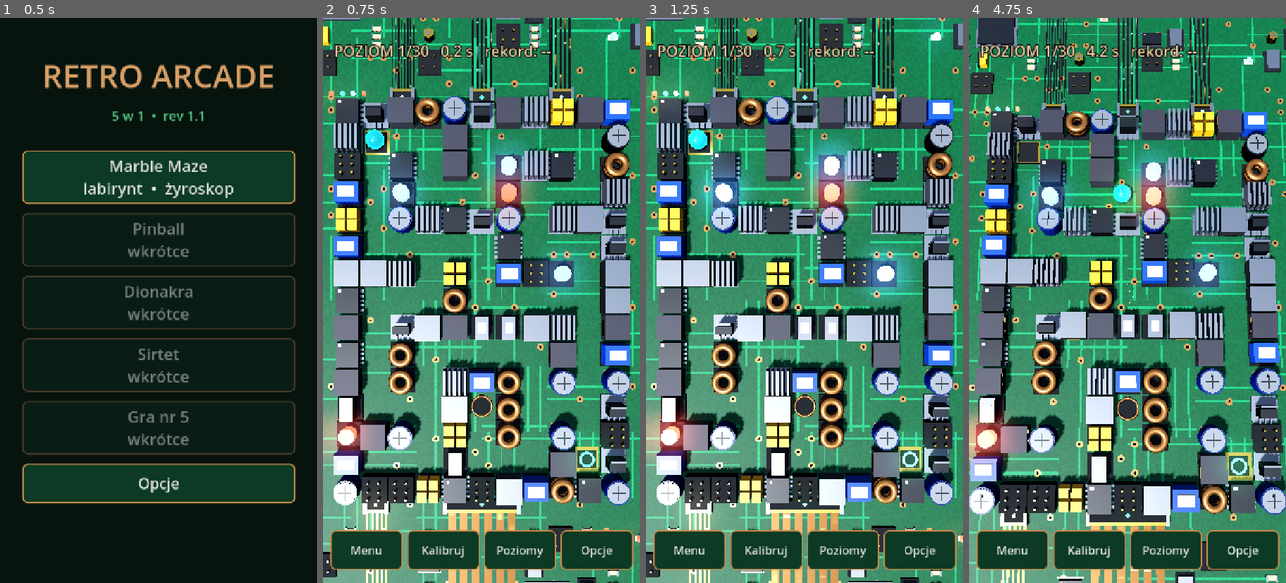
Above: before the commit, frames 1-4 (left to right).
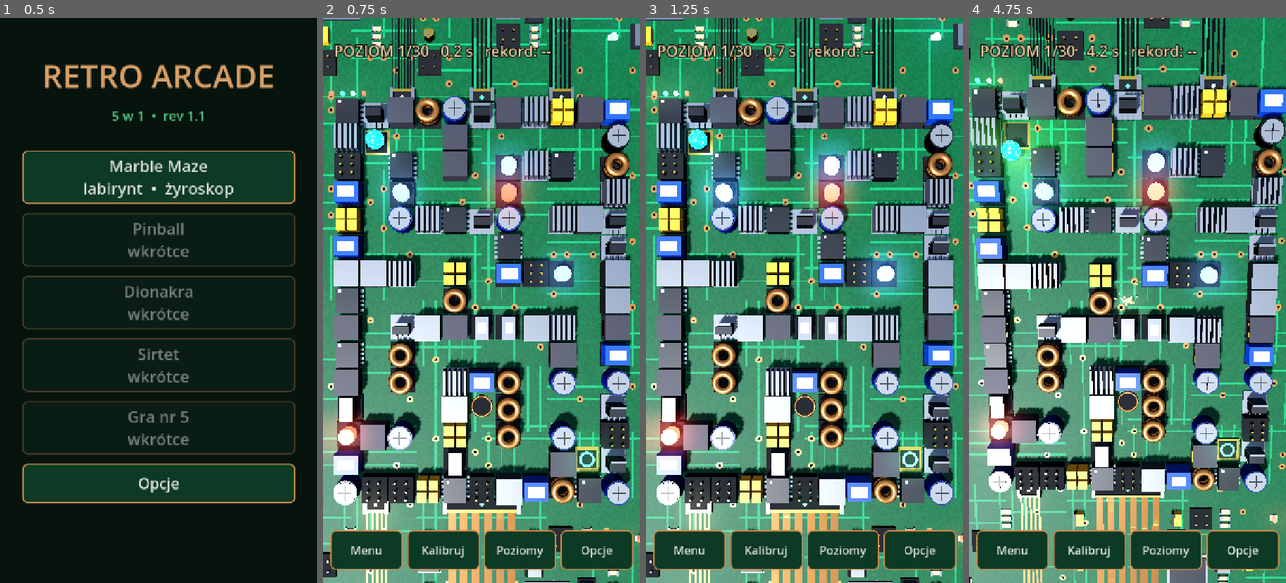
Above: after the commit, the same moments.

Repository: z0z6/5w1
Game: Godot game, scene res://main_menu/main_menu.tscn
Same seed, same stepped clock (60 frames per second), same inputs: the game is played once before the commit and once after it.
Inputs:
- Up to frame 1 (0.5 s): no input
- Up to frame 2 (0.75 s): click "Marble Maze labirynt • żyrosk…" at 0.5 s
- Up to frame 3 (1.25 s): no input
- Up to frame 4 (4.75 s): click "Kalibruj" at 1.25 s; hold Right (ui_right) 2.03-2.78 s; hold Down (ui_down) 2.78-3.53 s; hold Right (ui_right) 3.53-4.28 s; hold Up (ui_up) from 4.28 s (still down)

Frame 1 is identical in both runs. In frame 2, 0.3% of the frame differs, in the area x 13-79%, y 0-100%; in frame 3, 0.3%; in frame 4, 65%, in the area x 0-100%, y 0-100%.

Commit message:
Add files via upload

Diff:
--- a/autoload/settings.gd
+++ b/autoload/settings.gd
@@ -3,11 +3,13 @@
 ## Każda zmiana przez Settings.save() trafia na dysk od razu.
 
 const PATH := "user://settings.cfg"
+## Wersja układu pliku. v2: domyślnie odwrócone osie X i Y (jednorazowo nadpisuje stare zapisy).
+const VERSION := 2
 
 var vibration := true
 var effects := true          # iskry, płynący prąd, zwarcia
-var invert_x := false
-var invert_y := false
+var invert_x := true
+var invert_y := true
 var sensitivity := 1.0
 var show_debug := false      # linia z surowymi wartościami czujnika
 
@@ -16,13 +18,19 @@
 	if cfg.load(PATH) == OK:
 		vibration = bool(cfg.get_value("input", "vibration", true))
 		effects = bool(cfg.get_value("input", "effects", true))
-		invert_x = bool(cfg.get_value("input", "invert_x", false))
-		invert_y = bool(cfg.get_value("input", "invert_y", false))
+		var ver := int(cfg.get_value("meta", "version", 1))
+		if ver >= 2:
+			invert_x = bool(cfg.get_value("input", "invert_x", true))
+			invert_y = bool(cfg.get_value("input", "invert_y", true))
+		# ver < 2: zostają nowe domyślne (odwrócone) i od razu zapisujemy migrację
 		sensitivity = float(cfg.get_value("input", "sensitivity", 1.0))
 		show_debug = bool(cfg.get_value("input", "show_debug", false))
+		if ver < VERSION:
+			save()
 
 func save() -> void:
 	var cfg := ConfigFile.new()
+	cfg.set_value("meta", "version", VERSION)
 	cfg.set_value("input", "vibration", vibration)
 	cfg.set_value("input", "effects", effects)
 	cfg.set_value("input", "invert_x", invert_x)
--- a/games/marble_maze/ball.gdshader
+++ b/games/marble_maze/ball.gdshader
@@ -1,6 +1,6 @@
 shader_type spatial;
-// Fluorescencyjna kulka: świecąca powłoka + migoczące ładunki elektrostatyczne.
-// charge (0..1) - ile ładunku zgromadziła kulka (więcej iskier), flash - błysk po wyładowaniu.
+// Fluorescencyjna, silnie naelektryzowana kulka: świecąca powłoka + gęste migoczące
+// ładunki + trzaskająca korona na obrzeżu. charge (0..1) - poziom naładowania, flash - błysk po wyładowaniu.
 
 uniform vec3 body_color : source_color = vec3(0.1, 0.85, 1.0);
 uniform float charge = 0.3;
@@ -21,28 +21,30 @@
 void fragment() {
 	vec3 n = normalize(onorm);
 	vec3 sparks = vec3(0.0);
-	// trzy warstwy "ładunków": różna gęstość i tempo migotania
-	for (int i = 0; i < 3; i++) {
-		float dens = 5.0 + float(i) * 3.0;
-		float rate = 5.0 + float(i) * 4.0;
+	// cztery warstwy "ładunków": różna gęstość i tempo migotania
+	for (int i = 0; i < 4; i++) {
+		float dens = 5.0 + float(i) * 3.5;
+		float rate = 6.0 + float(i) * 5.0;
 		vec3 q = n * dens;
 		vec3 id = floor(q);
 		vec3 f = fract(q) - 0.5;
 		float st = floor(TIME * rate + float(i) * 3.7);
 		float h = hash3(id + vec3(st * 0.37, st * 0.11, float(i)));
-		float on = step(1.0 - (0.03 + 0.10 * charge), h);
-		float dotv = on * smoothstep(0.38, 0.03, length(f));
+		float on = step(1.0 - (0.06 + 0.18 * charge), h);
+		float dotv = on * smoothstep(0.42, 0.03, length(f));
 		vec3 c = mix(vec3(0.6, 1.0, 1.0), vec3(1.0, 0.55, 1.0), fract(h * 7.0));
 		sparks += c * dotv;
 	}
 	float fres = pow(1.0 - clamp(dot(NORMAL, VIEW), 0.0, 1.0), 2.5);
 	float breathe = 0.85 + 0.15 * sin(TIME * 3.0 + n.y * 4.0);
+	// całe ciało rozbłyskuje w nieregularnych odstępach
+	float fl = 1.0 + 0.35 * step(0.9, hash3(vec3(floor(TIME * 18.0), 1.0, 2.0)));
 
 	ALBEDO = body_color * 0.25;
 	METALLIC = 0.4;
 	ROUGHNESS = 0.2;
-	EMISSION = body_color * breathe * (0.9 + charge * 0.7)
-		+ body_color * fres * 1.8
-		+ sparks * (1.8 + 1.8 * charge)
+	EMISSION = body_color * breathe * fl * (0.9 + charge * 0.7)
+		+ body_color * fres * (1.8 + 0.8 * charge * sin(TIME * 35.0))
+		+ sparks * (2.0 + 2.2 * charge)
 		+ body_color * flash * 1.6;
 }
--- a/games/marble_maze/bus.gdshader
+++ b/games/marble_maze/bus.gdshader
@@ -37,10 +37,10 @@
 	float lane_int = intensity * (0.35 + 0.65 * h2) * surge;
 
 	vec3 c = mix(color_a, color_b, h);
-	vec3 glow = c * pk * 1.4 + mix(c, vec3(1.0), 0.5) * pk2 * 2.2 + c * 0.08;
+	vec3 glow = c * pk * 1.4 + mix(c, vec3(1.0), 0.5) * pk2 * 2.2 + c * 0.04;
 
 	ALBEDO = copper_color;
 	METALLIC = 0.85;
 	ROUGHNESS = 0.35;
-	EMISSION = glow * lane_int * core * anim;
+	EMISSION = glow * lane_int * core * anim * 0.6;
 }
--- a/games/marble_maze/marble_maze.gd
+++ b/games/marble_maze/marble_maze.gd
@@ -10,9 +10,9 @@
 const MARGIN := 0.7
 const CAM_FOV := 40.0
 const HOLE_R := 0.3
-const ARC_PERIOD := 2.8     # okres zwarcia [s]
-const ARC_ACTIVE := 0.7     # czas trwania łuku [s]
-const ARC_WARN := 0.6       # ostrzeżenie przed łukiem [s]
+const ARC_PERIOD := 3.2     # okres zwarcia [s]
+const ARC_ACTIVE := 0.9     # czas trwania łuku [s]
+const ARC_WARN := 0.8       # ostrzeżenie przed łukiem [s]
 const SHORT_PENALTY := 2.0  # kara czasowa za porażenie [s]
 const CONDUCTIVE := [1, 2, 3, 4, 5, 8, 11]   # rodzaje ścian, na które chętnie przeskakują wyładowania
 const BUS_PALETTES := [
@@ -25,13 +25,13 @@
 # Power-upy: good = pomaga (zielona obwódka), !good = przeszkadza (czerwona)
 const PU := {
 	"jumper": {"name": "ZWORKA", "desc": "uratuje Cię przed jedną dziurą", "good": true, "dur": 0.0, "col": Color(0.3, 1.0, 0.9)},
-	"insul": {"name": "IZOLATOR", "desc": "odporność na zwarcia 10 s", "good": true, "dur": 10.0, "col": Color(0.4, 0.7, 1.0)},
-	"heat": {"name": "RADIATOR", "desc": "kulka hamuje - łatwiej sterować 8 s", "good": true, "dur": 8.0, "col": Color(0.75, 0.9, 1.0)},
-	"scan": {"name": "SKANER", "desc": "pokazuje drogę do CPU 6 s", "good": true, "dur": 6.0, "col": Color(0.85, 1.0, 0.2)},
+	"insul": {"name": "IZOLATOR", "desc": "odporność na zwarcia 13 s", "good": true, "dur": 13.0, "col": Color(0.4, 0.7, 1.0)},
+	"heat": {"name": "RADIATOR", "desc": "kulka hamuje - łatwiej sterować 10 s", "good": true, "dur": 10.0, "col": Color(0.75, 0.9, 1.0)},
+	"scan": {"name": "SKANER", "desc": "pokazuje drogę do CPU 8 s", "good": true, "dur": 8.0, "col": Color(0.85, 1.0, 0.2)},
 	"batt": {"name": "BATERIA", "desc": "-4 s z czasu", "good": true, "dur": 0.0, "col": Color(0.3, 1.0, 0.35)},
-	"surge": {"name": "PRZEPIĘCIE", "desc": "kulka przyspiesza 8 s", "good": false, "dur": 8.0, "col": Color(1.0, 0.25, 0.1)},
-	"rev": {"name": "ODWROTNA POLARYZACJA", "desc": "sterowanie odwrócone 7 s", "good": false, "dur": 7.0, "col": Color(0.85, 0.35, 1.0)},
-	"emi": {"name": "ZAKŁÓCENIA", "desc": "szarpie kulką 8 s", "good": false, "dur": 8.0, "col": Color(1.0, 0.6, 0.1)},
+	"surge": {"name": "PRZEPIĘCIE", "desc": "kulka przyspiesza 10 s", "good": false, "dur": 10.0, "col": Color(1.0, 0.25, 0.1)},
+	"rev": {"name": "ODWROTNA POLARYZACJA", "desc": "sterowanie odwrócone 9 s", "good": false, "dur": 9.0, "col": Color(0.85, 0.35, 1.0)},
+	"emi": {"name": "ZAKŁÓCENIA", "desc": "szarpie kulką 10 s", "good": false, "dur": 10.0, "col": Color(1.0, 0.6, 0.1)},
 	"mine": {"name": "MINA", "desc": "wstrząs i +3 s kary", "good": false, "dur": 0.0, "col": Color(1.0, 0.1, 0.15)},
 }
 
@@ -86,6 +86,7 @@
 var ball_light: OmniLight3D
 var charge := 0.0
 var charge_goal := 1.0
+var corona_t := 0.0
 var ball_arc: Node3D
 var arc_segs: Array = []
 var arc_jit: Array = []
@@ -147,14 +148,14 @@
 	mats.bus = busm
 	var pm := StandardMaterial3D.new()
 	pm.shading_mode = BaseMaterial3D.SHADING_MODE_UNSHADED
-	pm.albedo_color = Color(2.4, 2.0, 0.4)
+	pm.albedo_color = Color(3.2, 2.8, 0.5)
 	mats.path = pm
 	var shm := StandardMaterial3D.new()
 	shm.transparency = BaseMaterial3D.TRANSPARENCY_ALPHA
-	shm.albedo_color = Color(0.3, 0.7, 1.0, 0.22)
+	shm.albedo_color = Color(0.3, 0.7, 1.0, 0.4)
 	shm.emission_enabled = true
 	shm.emission = Color(0.3, 0.7, 1.0)
-	shm.emission_energy_multiplier = 0.8
+	shm.emission_energy_multiplier = 1.6
 	mats.shield = shm
 	mats.silver = _mat(Color(0.52, 0.54, 0.58), 1.0, 0.45)
 	mats.ferrite = _mat(Color(0.17, 0.16, 0.18), 0.3, 0.6)
@@ -174,7 +175,7 @@
 	var sp := StandardMaterial3D.new()
 	sp.shading_mode = BaseMaterial3D.SHADING_MODE_UNSHADED
 	sp.vertex_color_use_as_albedo = true
-	sp.albedo_color = Color(2.2, 2.2, 2.2)
+	sp.albedo_color = Color(3.0, 3.0, 3.0)
 	mats.spark = sp
 	var sm := ShaderMaterial.new()
 	sm.shader = load("res://games/marble_maze/pcb.gdshader")
@@ -243,8 +244,8 @@
 # -------------------------------------------------------- efekty (iskry, błyski)
 func _setup_effects() -> void:
 	spark_mesh = SphereMesh.new()
-	spark_mesh.radius = 0.035
-	spark_mesh.height = 0.07
+	spark_mesh.radius = 0.055
+	spark_mesh.height = 0.11
 	spark_mesh.radial_segments = 6
 	spark_mesh.rings = 3
 	spark_mesh.material = mats.spark
@@ -259,7 +260,7 @@
 	spark_curve.add_point(Vector2(1, 0))
 	for i in 2:
 		var l := OmniLight3D.new()
-		l.omni_range = 3.0
+		l.omni_range = 4.0
 		l.light_energy = 0.0
 		add_child(l)
 		flash_lights.append(l)
@@ -277,15 +278,15 @@
 		return
 	var p := CPUParticles3D.new()
 	p.mesh = spark_mesh
-	p.amount = amount
-	p.lifetime = 0.7 if big else 0.5
+	p.amount = int(amount * 1.5)
+	p.lifetime = 1.3 if big else 0.9
 	p.one_shot = true
 	p.explosiveness = 1.0
 	p.direction = Vector3.UP
 	p.spread = 180.0 if big else 75.0
 	p.initial_velocity_min = 1.5
-	p.initial_velocity_max = 6.0 if big else 4.5
-	p.gravity = Vector3(0, -7, 0)
+	p.initial_velocity_max = 7.5 if big else 5.5
+	p.gravity = Vector3(0, -5, 0)
 	p.scale_amount_curve = spark_curve
 	p.color_initial_ramp = spark_grad
 	p.emission_shape = CPUParticles3D.EMISSION_SHAPE_SPHERE
@@ -302,9 +303,9 @@
 	flash_idx = (flash_idx + 1) % flash_lights.size()
 	l.global_position = pos + Vector3(0, 0.6, 0)
 	l.light_color = color
-	l.light_energy = energy
+	l.light_energy = energy * 1.4
 	var tw := create_tween()
-	tw.tween_property(l, "light_energy", 0.0, 0.25)
+	tw.tween_property(l, "light_energy", 0.0, 0.5)
 
 func _rand_color() -> Color:
 	return Color.from_hsv(randf(), 0.55, 1.0)
@@ -316,8 +317,8 @@
 func _ambient_short() -> void:
 	if state == "play" and Settings.effects and not spark_spots.is_empty() and ball != null and overlay == null:
 		var spot: Vector3 = spark_spots[randi() % spark_spots.size()]
-		_sparks(spot, 14)
-		_light_flash(spot, _rand_color(), 1.6)
+		_sparks(spot, 22)
+		_light_flash(spot, _rand_color(), 2.4)
 		var d := Vector2(spot.x - ball.global_position.x, spot.z - ball.global_position.z).length()
 		if d < 4.0:
 			Settings.vibrate(10)
@@ -779,8 +780,8 @@
 
 func _on_arc_start(h: Dictionary) -> void:
 	var pos: Vector3 = h.pos
-	_sparks(pos + Vector3(0, 0.2, 0), 16)
-	_light_flash(pos, _rand_color(), 2.0)
+	_sparks(pos + Vector3(0, 0.2, 0), 24)
+	_light_flash(pos, _rand_color(), 3.0)
 	if ball != null:
 		var d := Vector2(pos.x - ball.global_position.x, pos.z - ball.global_position.z).length()
 		if d < 3.5:
@@ -984,8 +985,8 @@
 		var now := Time.get_ticks_msec()
 		if prev_speed > 3.0 and now - last_hit_ms > 150:
 			last_hit_ms = now
-			_sparks(ball.global_position, 10)
-			_light_flash(ball.global_position, _rand_color(), 1.2)
+			_sparks(ball.global_position, 16)
+			_light_flash(ball.global_position, _rand_color(), 2.0)
 
 # ------------------------------------------------------------- sterowanie
 func _calibrate() -> void:
@@ -1189,7 +1190,7 @@
 	m.set_shader_parameter("color_a", pal[0])
 	m.set_shader_parameter("color_b", pal[1])
 	m.set_shader_parameter("speed", rng.randf_range(2.0, 7.0))
-	m.set_shader_parameter("intensity", rng.randf_range(0.5, 1.6))
+	m.set_shader_parameter("intensity", rng.randf_range(0.25, 0.8))
 	m.set_shader_parameter("dir", 1.0 if rng.randf() < 0.5 else -1.0)
 	m.set_shader_parameter("anim", 1.0 if Settings.effects else 0.0)
 	mi.material_override = m
@@ -1262,10 +1263,15 @@
 		ball_mat.set_shader_parameter("charge", 0.2)
 		ball_arc.visible = false
 		return
-	charge += delta * (0.2 + prev_speed * 0.1)
+	charge += delta * (0.4 + prev_speed * 0.18)
 	var c := clampf(charge / charge_goal, 0.0, 1.0)
-	ball_mat.set_shader_parameter("charge", c)
-	ball_light.light_energy = 0.35 + c * 0.5
+	ball_mat.set_shader_parameter("charge", 0.35 + 0.65 * c)
+	ball_light.light_energy = (0.45 + c * 0.7) * randf_range(0.75, 1.35)
+	# korona: drobne iskry wokół kulki, gdy jest mocno naładowana i się toczy
+	corona_t -= delta
+	if corona_t <= 0.0 and c > 0.4 and prev_speed > 0.8:
+		corona_t = randf_range(0.15, 0.4)
+		_sparks(ball.global_position + Vector3(0, 0.2, 0), 5)
 	if charge >= charge_goal and arc_time <= 0.0:
 		var tp := _pick_wall_target()
 		if tp != Vector3.INF:
@@ -1307,15 +1313,15 @@
 
 func _discharge(tp: Vector3) -> void:
 	arc_target = tp
-	arc_time = 0.22
+	arc_time = 0.45
 	arc_reroll = 0.0
 	charge = 0.0
-	charge_goal = randf_range(0.8, 1.6)
-	_sparks(tp, 14)
-	_light_flash(tp, Color(0.6, 0.9, 1.0), 2.0)
+	charge_goal = randf_range(0.6, 1.2)
+	_sparks(tp, 24)
+	_light_flash(tp, Color(0.6, 0.9, 1.0), 3.0)
 	Settings.vibrate(10)
 	var tw := create_tween()
-	tw.tween_method(func(v: float): ball_mat.set_shader_parameter("flash", v), 1.0, 0.0, 0.35)
+	tw.tween_method(func(v: float): ball_mat.set_shader_parameter("flash", v), 1.0, 0.0, 0.6)
 
 func _update_ball_arc(delta: float) -> void:
 	if ball_arc == null or ball == null:
@@ -1535,7 +1541,7 @@
 		toast_tw.kill()
 	lbl_toast.modulate.a = 1.0
 	toast_tw = create_tween()
-	toast_tw.tween_interval(1.8)
+	toast_tw.tween_interval(2.8)
 	toast_tw.tween_property(lbl_toast, "modulate:a", 0.0, 0.5)
 
 func _jumper_save(h: Vector3) -> void:
@@ -1601,9 +1607,9 @@
 	var n := 0
 	while c != ci and n < 500:
 		var m := CylinderMesh.new()
-		m.top_radius = 0.09
-		m.bottom_radius = 0.09
-		m.height = 0.02
+		m.top_radius = 0.13
+		m.bottom_radius = 0.13
+		m.height = 0.03
 		m.radial_segments = 8
 		m.rings = 1
 		st.append_from(m, 0, Transform3D(Basis.IDENTITY, _cell_pos(c) + Vector3(0, 0.03, 0)))
Not shown, changed: README.md
